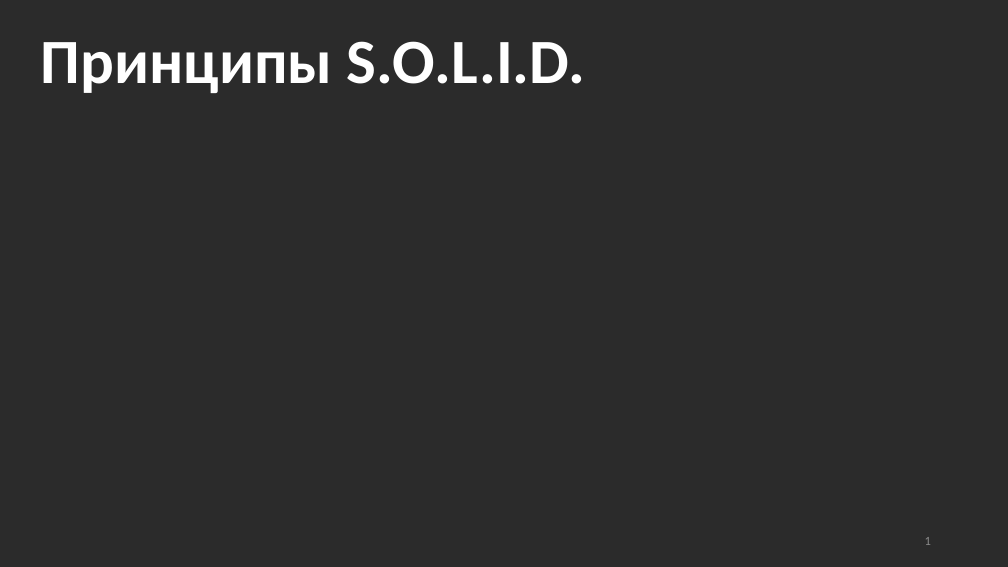
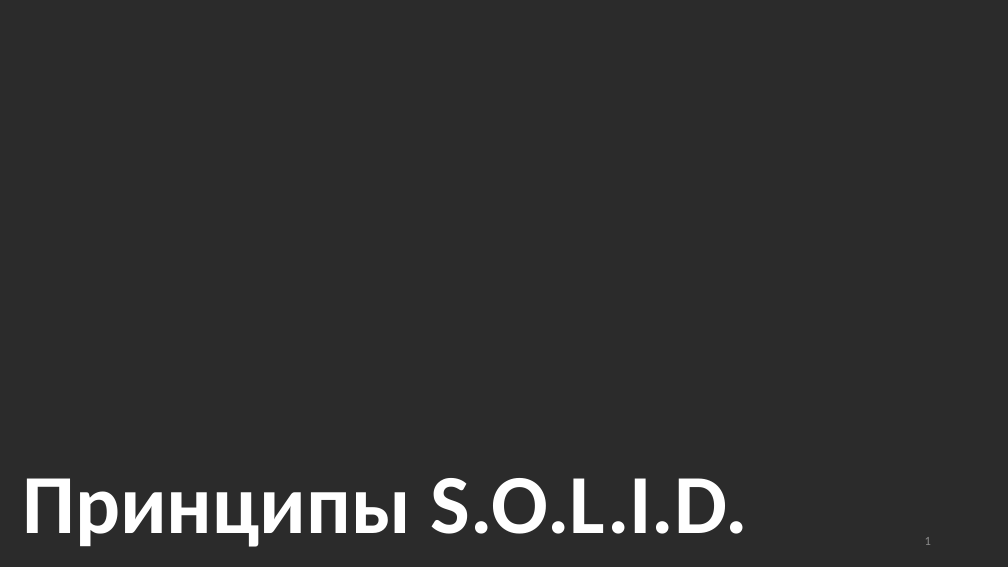
Before and after one commit to alexey-malov/ood, a slide deck: slide 1 of lectures/18.solid/Принципы SOLID.pptx. Drawn at 1008x567 pixels with LibreOffice and Linux fonts; fonts in the diff are those of the drawing; background and template pictures are left out; a plain dark background stands for a picture behind light text. Boxes give left, top, right and bottom in pixels: in the first picture for what was removed or moved away, otherwise in the second. Text is boxed around its words. In the diff, an @@ line names an element or a change of style, - is before the commit and + after.

Commit message:
Обновил титульный слайд

```diff
--- a/lectures/18.solid/Принципы SOLID.pptx
+++ b/lectures/18.solid/Принципы SOLID.pptx
@@ title "Принципы S.O.L.I.D.": place and size @@
-title "Принципы S.O.L.I.D." at [41,41,585,93]
+title "Принципы S.O.L.I.D." at [22,478,748,547]
@@ title "Принципы S.O.L.I.D." at [22,478,748,547]: size 60 to 80 pt @@
```
